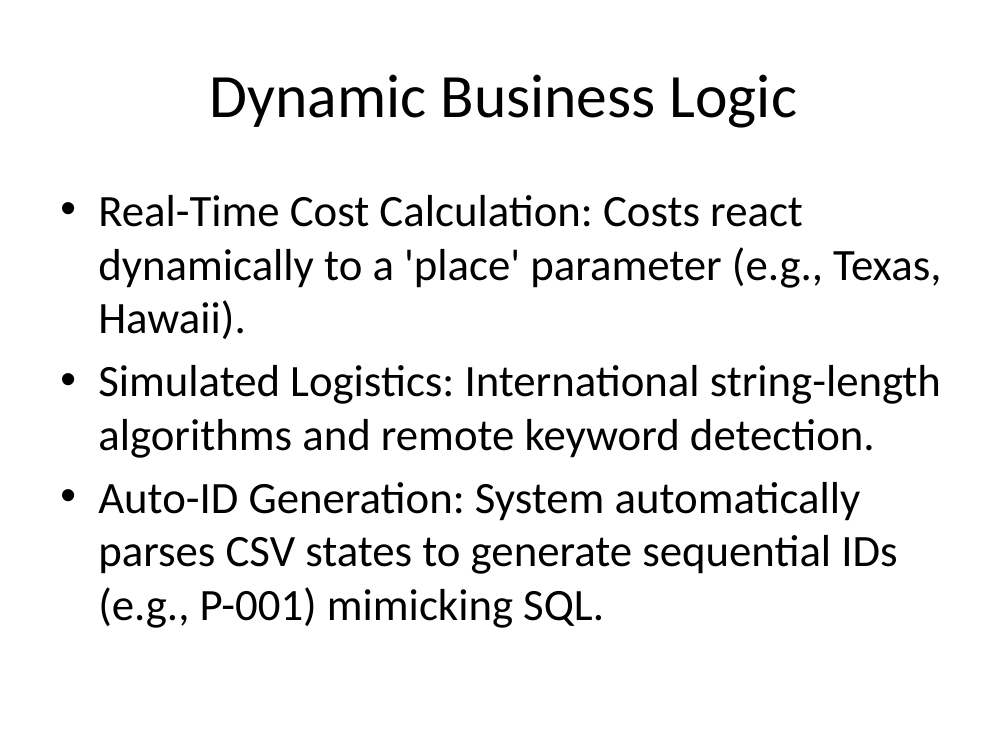
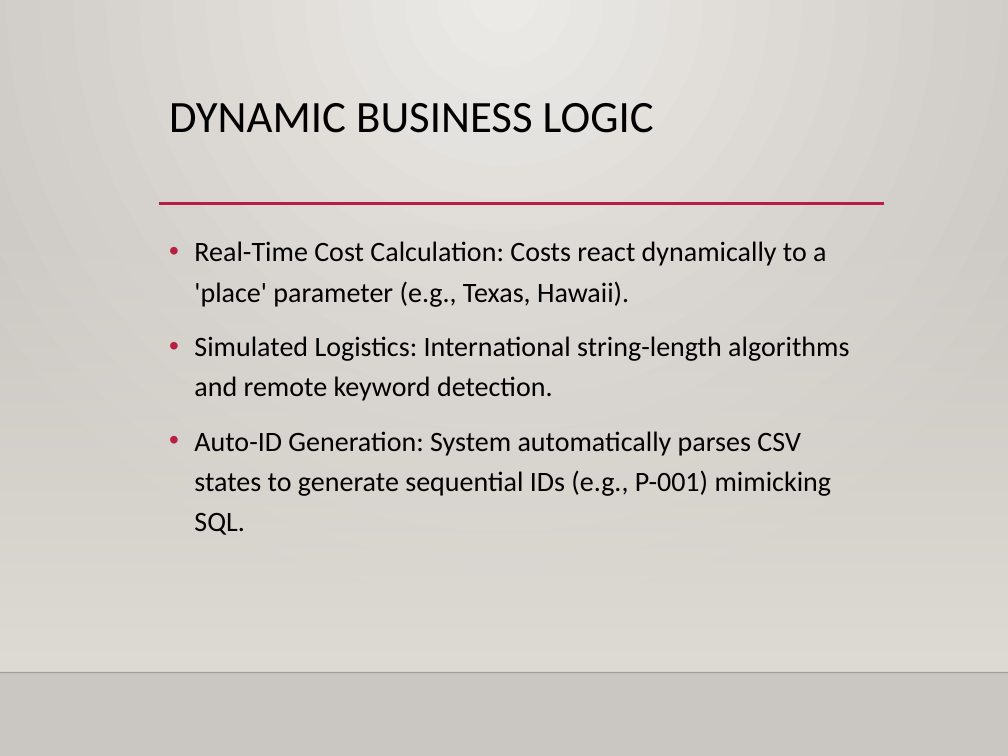
Before and after one commit to revanthkumarreddy-35/E-commerce-Product-Catalog-Hierarchy, a slide deck: slide 6 of Ecommerce_Presentation.pptx. Drawn at 1008x756 pixels with LibreOffice and Linux fonts; fonts in the diff are those of the drawing; background and template pictures are left out. Boxes give left, top, right and bottom in pixels: in the first picture for what was removed or moved away, otherwise in the second. Text is boxed around its words. In the diff, an @@ line names an element or a change of style, - is before the commit and + after.

```diff
--- a/Ecommerce_Presentation.pptx
+++ b/Ecommerce_Presentation.pptx
@@ background #FFFFFF to gradient #ECEAE7 to #CAC7C1 @@
@@ title "DYNAMIC BUSINESS LOGIC" at <box>169,103,654,133</box>: vertical alignment middle to top @@
@@ title at <box>169,103,654,133</box>: text changed; size 44 to 32 pt @@
-Dynamic Business Logic
+DYNAMIC BUSINESS LOGIC
@@ line added from (159, 204) to (884, 204), #B71E42 2.5 pt @@
@@ rectangle added at <box>0,222,1008,671</box>, fill gradient #DFDBD5 @@
@@ text "Real-Time Cost Calculation: Costs react ...": place and size @@
-text "Real-Time Cost Calculation: Costs react ..." at <box>98,195,941,628</box>
+text "Real-Time Cost Calculation: Costs react ..." at <box>194,241,849,535</box>
@@ text "Real-Time Cost Calculation: Costs react ..." at <box>194,241,849,535</box>: size 32 to 20 pt; indent changed; line spacing 1 to 1.2; more space between paragraphs @@
@@ line added from (0, 672) to (1008, 672), #000001 1 pt @@
```
Also in this commit, not shown: 7 other slides changed, 2 other files.
